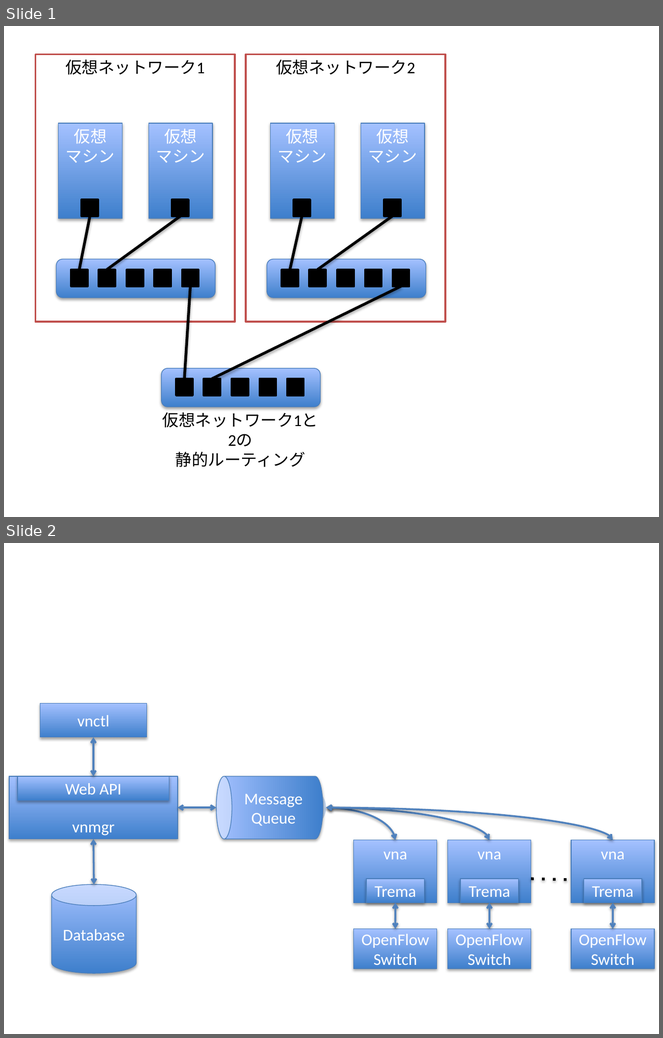
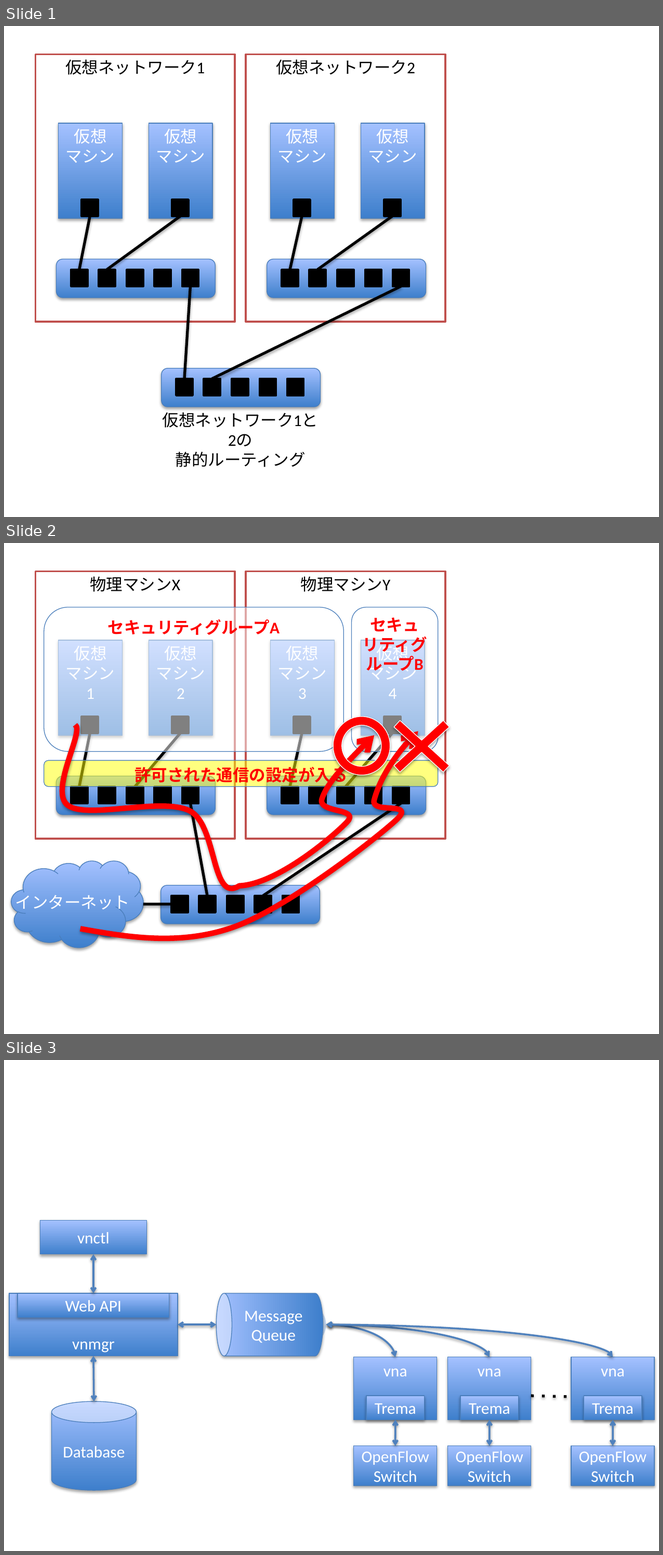
Before and after one commit to yasuhito/trema-book, a slide deck: images/openvnet/src/figures_yamazaki.pptx. Shown one above the other, each under a label of ours: slides 1 and 2 before the commit, slides 1, 2 and 3 after it. The pictures are 663x1038 and 663x1555 pixels, drawn with LibreOffice and Linux fonts; fonts in the diff are those of the drawing. Boxes give left, top, right and bottom in pixels: in the first picture for what was removed or moved away, otherwise in the second. Text is boxed around its words. In the diff, an @@ line names an element or a change of style, - is before the commit and + after.

```diff
--- a/images/openvnet/src/figures_yamazaki.pptx
+++ b/images/openvnet/src/figures_yamazaki.pptx
@@ slide 2 added at [4,543,659,1034], background #FFFFFF @@
@@ rectangle added at [35,571,235,839], fill #FFFFFF, outline #C0504D 2 pt, 18 pt, text #000000 @@
+物理マシンX
@@ rectangle added at [246,571,445,839], fill #FFFFFF, outline #C0504D 2 pt, 18 pt, text #000000 @@
+物理マシンY
@@ rounded rectangle added at [44,607,344,752], fill #FFFFFF at 50% opacity, outline #4B7EBC 0.75 pt, 18 pt, text #FF0000, bold @@
+セキュリティグループA
@@ rounded rectangle added at [352,607,438,752], fill #FFFFFF at 50% opacity, outline #4B7EBC 0.75 pt, 18 pt, text #FF0000, bold @@
+セキュリティグループB
@@ rectangle added at [59,640,122,735], fill gradient #3F80CE to #A4C4FF, outline #4B7EBC 0.75 pt, 18 pt, text #FFFFFF @@
+仮想
+マシン
+1
@@ rectangle added at [149,640,213,735], fill gradient #3F80CE to #A4C4FF, outline #4B7EBC 0.75 pt, 18 pt, text #FFFFFF @@
+仮想
+マシン
+2
@@ rectangle added at [271,640,334,735], fill gradient #3F80CE to #A4C4FF, outline #4B7EBC 0.75 pt, 18 pt, text #FFFFFF @@
+仮想
+マシン
+3
@@ rectangle added at [361,640,425,735], fill gradient #3F80CE to #A4C4FF, outline #4B7EBC 0.75 pt, 18 pt, text #FFFFFF @@
+仮想
+マシン
+4
@@ cross added at [374,703,469,790], fill #FF0000, outline #FFFFFF 0.75 pt @@
@@ freeform shape added at [62,725,374,889], outline #FF0000 6 pt @@
@@ rectangle added at [81,717,98,734], fill #000000, outline #000000 2 pt @@
@@ rectangle added at [172,717,189,734], fill #000000, outline #000000 2 pt @@
@@ rectangle added at [294,717,311,734], fill #000000, outline #000000 2 pt @@
@@ donut added at [334,717,390,775], fill #FF0000, outline #FFFFFF 0.75 pt @@
@@ rectangle added at [384,717,401,734], fill #000000, outline #000000 2 pt @@
@@ line added from (90, 734) to (79, 787), #000000 3 pt @@
@@ freeform shape added at [80,731,419,938], outline #FF0000 6 pt @@
@@ line added from (180, 734) to (135, 787), #000000 3 pt @@
@@ line added from (302, 734) to (291, 787), #000000 3 pt @@
@@ line added from (392, 734) to (346, 787), #000000 3 pt @@
@@ rounded rectangle added at [44,760,438,787], fill #FFFF00 at 50% opacity, outline #4B7EBC 0.75 pt, 18 pt, text #FF0000, bold @@
+許可された通信の設定が入る
@@ group added at [57,776,216,815]: 5 rectangles, 1 rounded rectangle @@
@@ group added at [267,776,426,815]: 5 rectangles, 1 rounded rectangle @@
@@ line added from (190, 804) to (207, 896), #000000 3 pt @@
@@ line added from (401, 804) to (263, 896), #000000 3 pt @@
@@ cloud added at [11,861,143,948], fill gradient #3F80CE to #A4C4FF, outline #4B7EBC 0.75 pt, 18 pt, text #FFFFFF @@
+インターネット
@@ group added at [161,886,320,924]: 5 rectangles, 1 rounded rectangle @@
@@ line added from (171, 905) to (143, 905), #000000 3 pt @@
@@ what was slide 2 is now slide 3 @@
```
Also in this commit, not shown: 1 other file.
